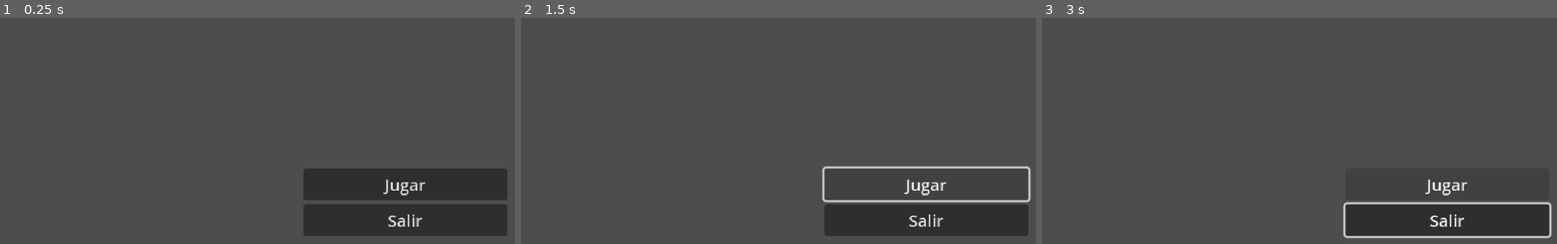
Above: before the commit, frames 1-3 (left to right).
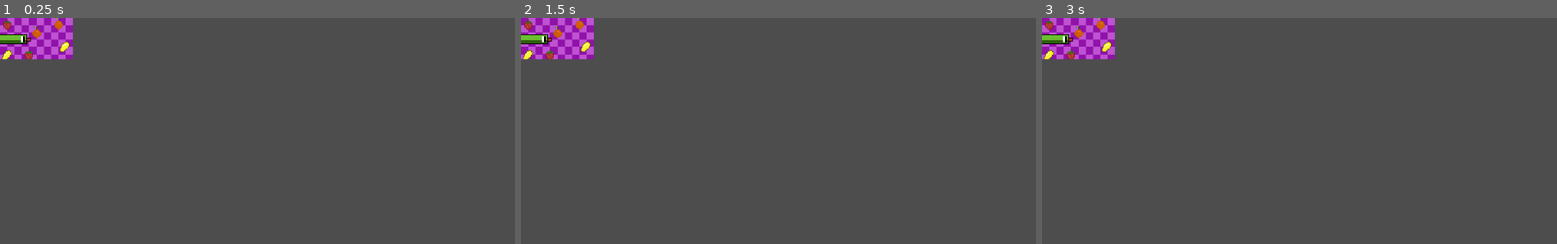
Above: after the commit, the same moments.

Repository: Mixcoatl69/Serpiente-glotona
Game: Godot game, scene res://menus/menú.tscn
Same seed, same stepped clock (60 frames per second), same inputs: the game is played once before the commit and once after it. This scene is started directly instead of the project's main scene.
Inputs (mouse positions are in pixels of both pictures, inside the frame that each line leads up to):
- Up to frame 1 (0.25 s): no input
- Up to frame 2 (1.5 s): click (927, 185) at 0.5 s, where only the run before the commit has a clickable "Jugar"; click (927, 185) at 1.25 s, where only the run before the commit has a clickable "Jugar"
- Up to frame 3 (3 s): tap Enter at 2 s; hold Right (ui_right) 2.03-2.78 s; tap Space at 2.75 s; hold Down (ui_down) from 2.78 s (still down)

The runs differ from the first frame. In frame 1, 13% of the frame differs, in the area x 0-99%, y 0-97%; in frame 2, 9.2%; in frame 3, 9.2%.

Commit message:
Menú Principal
He insertado el fondo del menú principal

Diff:
--- a/serpiente-glotona/menus/menú.tscn
+++ b/serpiente-glotona/menus/menú.tscn
@@ -1,35 +1,31 @@
-[gd_scene format=3 uid="uid://d1dmndlyq2gpq"]
+[gd_scene load_steps=2 format=3 uid="uid://d1dmndlyq2gpq"]
 
-[node name="Menú" type="Control"]
+[ext_resource type="Texture2D" uid="uid://c22itnswcrjg6" path="res://menus/Menú Principal.png" id="1_8dnoj"]
+
+[node name="Menú Principal" type="Control"]
 layout_mode = 3
-anchors_preset = 15
+anchors_preset = 0
+offset_right = 40.0
+offset_bottom = 40.0
+
+[node name="Fondo" type="TextureRect" parent="."]
+layout_mode = 0
+offset_right = 40.0
+offset_bottom = 40.0
+texture = ExtResource("1_8dnoj")
+expand_mode = 3
+stretch_mode = 6
+
+[node name="ContenedorBotones" type="VBoxContainer" parent="."]
+layout_mode = 1
+anchors_preset = 6
+anchor_left = 1.0
+anchor_top = 0.5
 anchor_right = 1.0
-anchor_bottom = 1.0
-grow_horizontal = 2
+anchor_bottom = 0.5
+offset_left = -40.0
+offset_top = -20.0
+offset_bottom = 20.0
+grow_horizontal = 0
 grow_vertical = 2
-
-[node name="MarginContainer" type="MarginContainer" parent="."]
-layout_mode = 1
-anchors_preset = 15
-anchor_right = 1.0
-anchor_bottom = 1.0
-offset_left = -104.5
-offset_right = 104.5
-grow_horizontal = 2
-grow_vertical = 2
-theme_override_constants/margin_left = 400
-theme_override_constants/margin_top = 0
-theme_override_constants/margin_right = 250
-theme_override_constants/margin_bottom = 0
-
-[node name="VBoxContainer" type="VBoxContainer" parent="MarginContainer"]
-layout_mode = 2
-alignment = 1
-
-[node name="Jugar" type="Button" parent="MarginContainer/VBoxContainer"]
-layout_mode = 2
-text = "Jugar"
-
-[node name="Salir" type="Button" parent="MarginContainer/VBoxContainer"]
-layout_mode = 2
-text = "Salir"
+theme_override_constants/separation = 12
Binary file added: serpiente-glotona/menus/Boton play.png
Not shown, added: serpiente-glotona/menus/Boton play.png.import
Binary file added: serpiente-glotona/menus/Menú Principal.png
Not shown, added: serpiente-glotona/menus/Menú Principal.png.import
